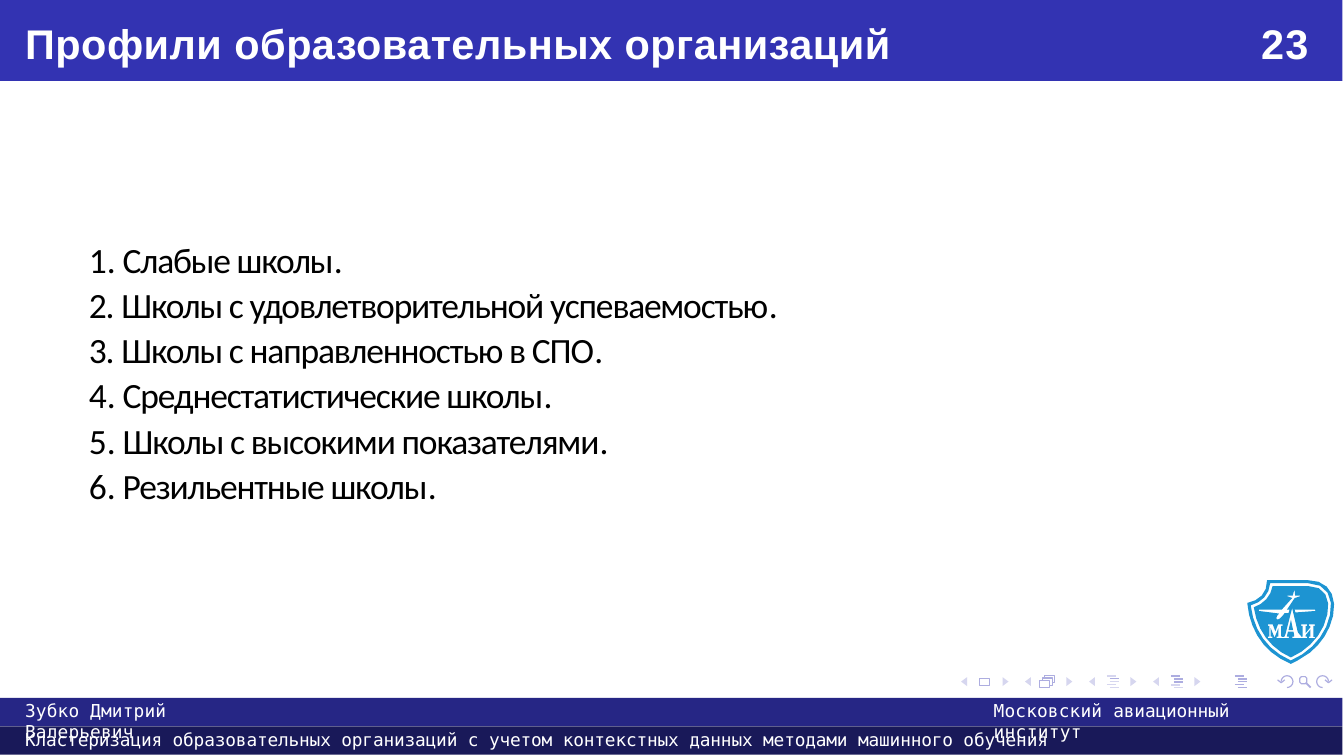
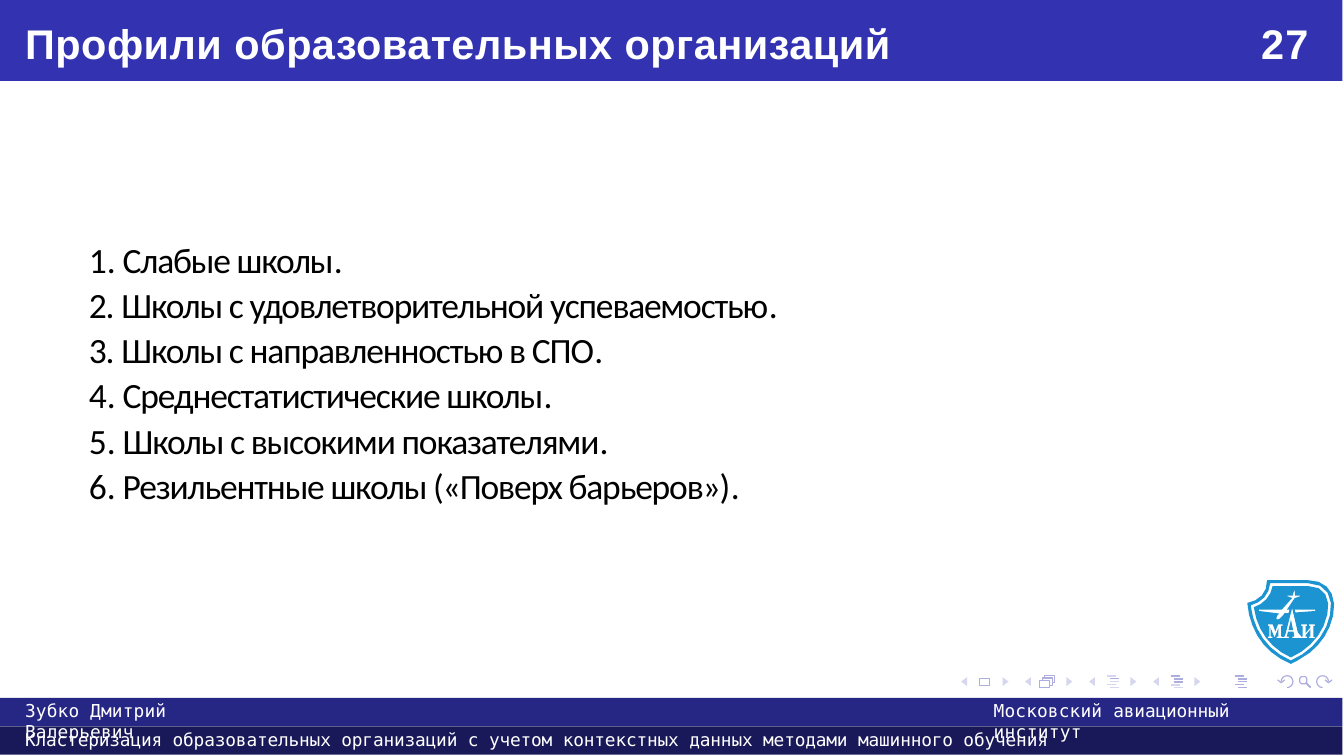
Before and after one commit to usernameMAI/diploma, a slide deck: slide 27 of Презентация.pptx (slide 23 before the commit). Drawn at 1344x756 pixels with LibreOffice and Linux fonts; fonts in the diff are those of the drawing. Boxes give left, top, right and bottom in pixels: in the first picture for what was removed or moved away, otherwise in the second. Text is boxed around its words. In the diff, an @@ line names an element or a change of style, - is before the commit and + after.

```diff
--- a/Презентация.pptx
+++ b/Презентация.pptx
@@ text at bbox=[1261, 30, 1308, 59]: text changed @@
-23
+27
@@ text at bbox=[89, 473, 740, 505]: text changed @@
-6. Резильентные школы.
+6. Резильентные школы («Поверх барьеров»).
```
Also in this commit, not shown: 19 other slides changed, 4 slides added, 2 other files.
